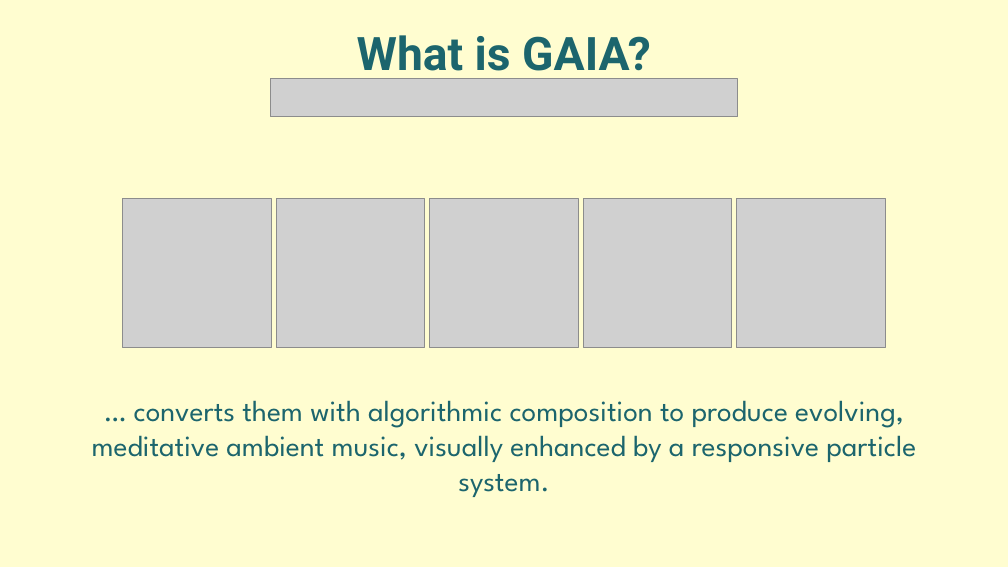
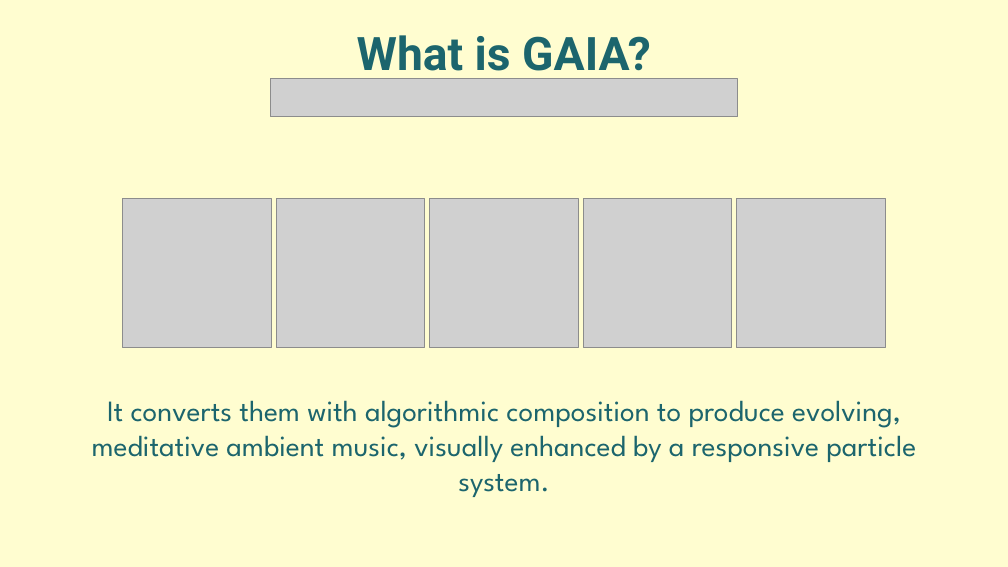
Before and after one commit to Ciorpy/G.A.I.A.-CMLS-2025, a slide deck: slide 4 of GAIA.pptx. Drawn at 1008x567 pixels with LibreOffice and Linux fonts; fonts in the diff are those of the drawing; grey boxes stand for pictures. Boxes give left, top, right and bottom in pixels: in the first picture for what was removed or moved away, otherwise in the second. Text is boxed around its words. In the diff, an @@ line names an element or a change of style, - is before the commit and + after.

Commit message:
update ppt

```diff
--- a/GAIA.pptx
+++ b/GAIA.pptx
@@ text at [92, 400, 916, 497]: text changed @@
-… converts them with algorithmic composition to produce evolving, meditative ambient music, visually enhanced by a responsive particle system.
+It converts them with algorithmic composition to produce evolving, meditative ambient music, visually enhanced by a responsive particle system.
```
Also in this commit, not shown: 15 other slides changed, 3 slides added, 2 slides removed.
